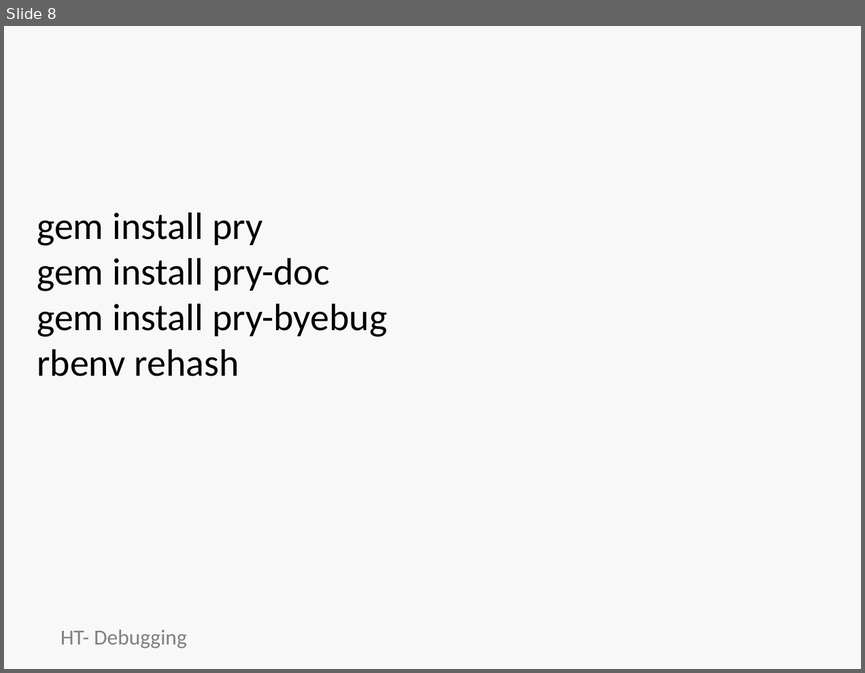
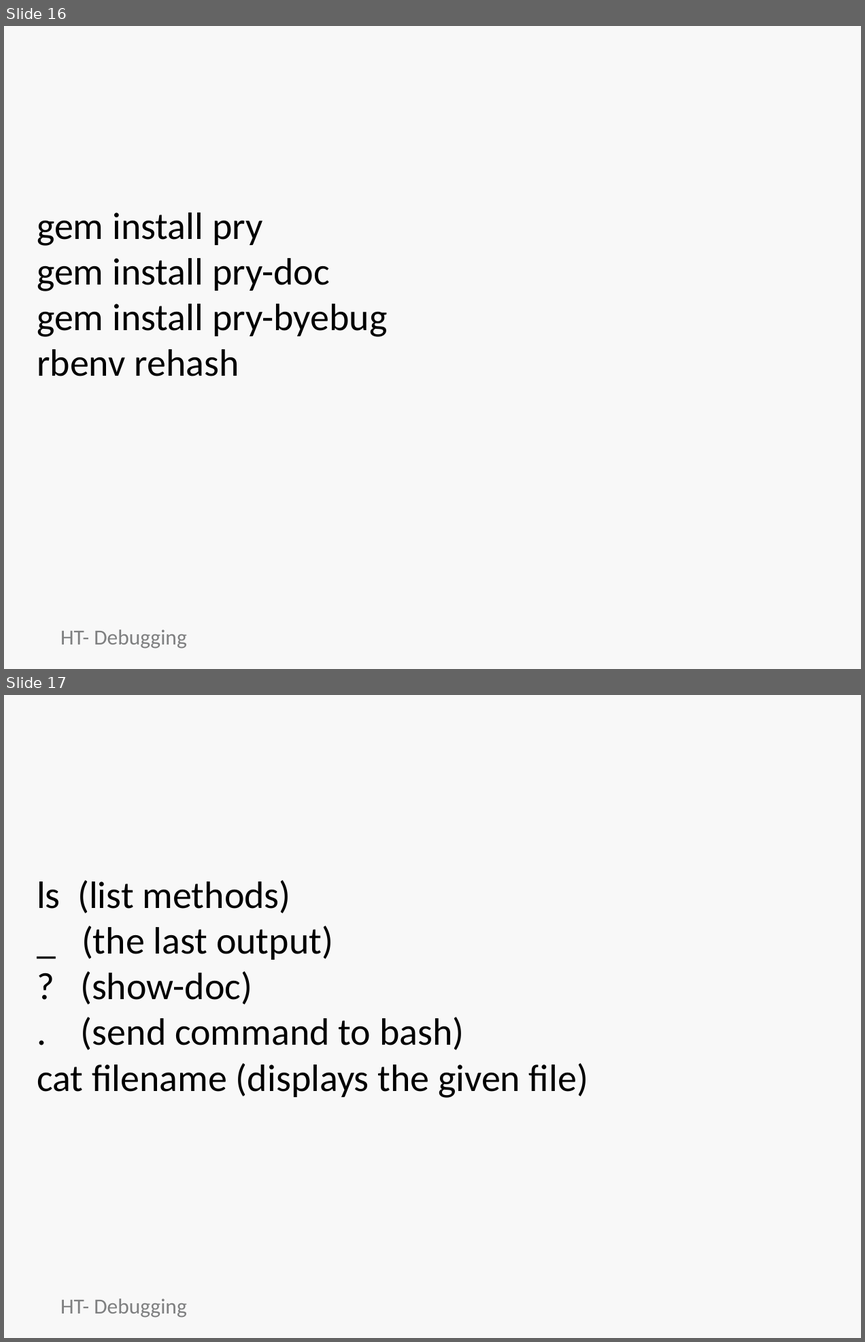
Before and after one commit to jumpcheng/debugging_notes, a slide deck: HT-debugging-basics.pptx. Shown one above the other, each under a label of ours: slide 8 before the commit, slides 16 and 17 after it. The pictures are 865x673 and 865x1342 pixels, drawn with LibreOffice and Linux fonts; fonts in the diff are those of the drawing; background and template pictures are left out. Boxes give left, top, right and bottom in pixels: in the first picture for what was removed or moved away, otherwise in the second. Text is boxed around its words. In the diff, an @@ line names an element or a change of style, - is before the commit and + after.

```diff
--- a/HT-debugging-basics.pptx
+++ b/HT-debugging-basics.pptx
@@ slide 17 added at <box>4,695,861,1338</box>, background picture (left out) @@
@@ title added at <box>47,705,818,813</box>, 44 pt, text #F8F8F8, bold @@
+PRY – terminal commands
@@ text added at <box>37,880,588,1098</box>, 32 pt, text #000000 @@
+ls (list methods)
+_ (the last output)
+? (show-doc)
+. (send command to bash)
+cat filename (displays the given file)
@@ text added at <box>60,1298,186,1317</box>, 18 pt, text #7E7F80 @@
+HT- Debugging
@@ what was slide 8 is now slide 16 @@
```
Also in this commit, not shown: 2 slides changed, 13 other slides added, 2 slides removed, 1 other file.
